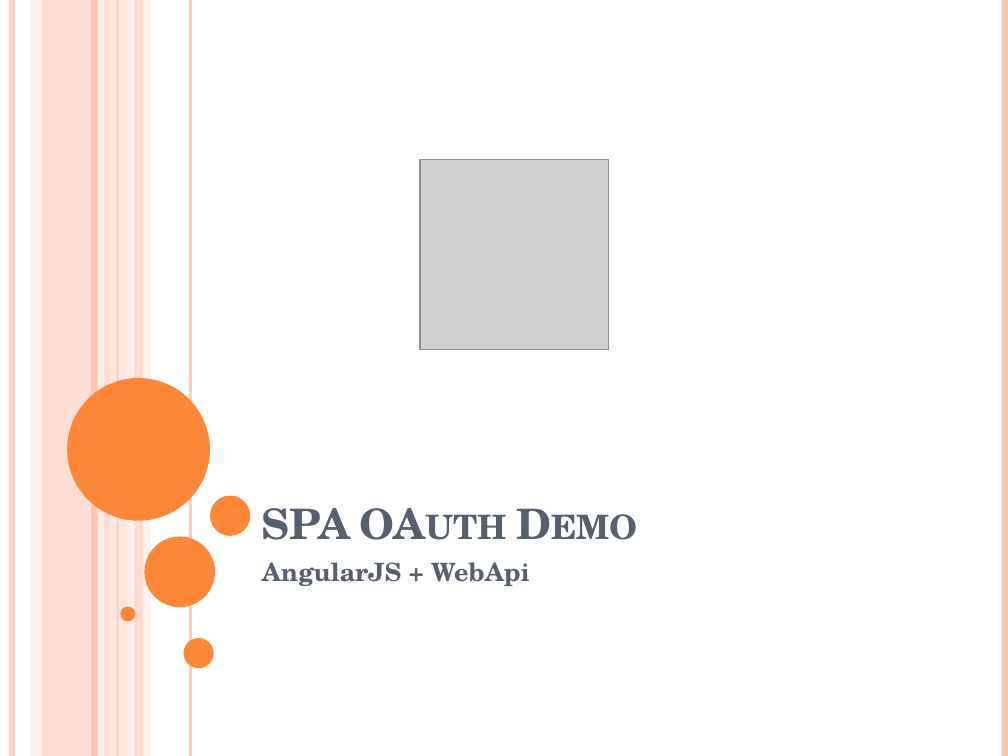
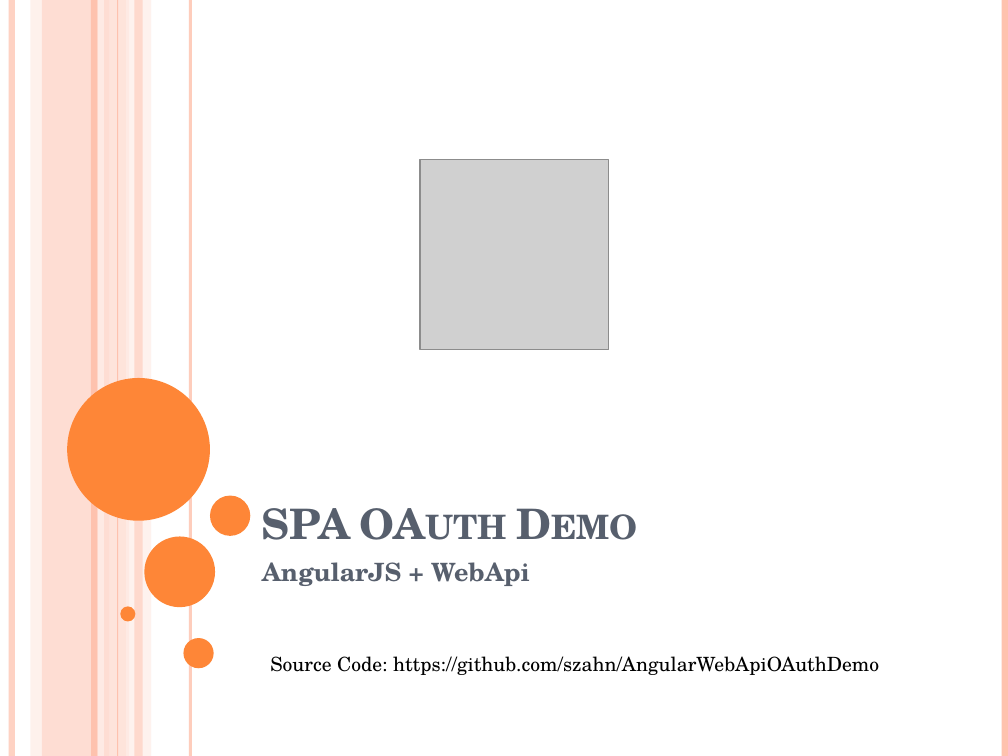
Before and after one commit to szahn/AngularWebApiOAuthDemo, a slide deck: slide 1 of AngularOAuthCodeCamp2015.pptx. Drawn at 1008x756 pixels with LibreOffice and Linux fonts; fonts in the diff are those of the drawing; grey boxes stand for pictures. Boxes give left, top, right and bottom in pixels: in the first picture for what was removed or moved away, otherwise in the second. Text is boxed around its words. In the diff, an @@ line names an element or a change of style, - is before the commit and + after.

```diff
--- a/AngularOAuthCodeCamp2015.pptx
+++ b/AngularOAuthCodeCamp2015.pptx
@@ text added at (270, 656, 879, 675), 14 pt, text #000000 @@
+Source Code: https://github.com/szahn/AngularWebApiOAuthDemo
```
Also in this commit, not shown: 3 other slides changed, 1 slide added, 1 other file.
